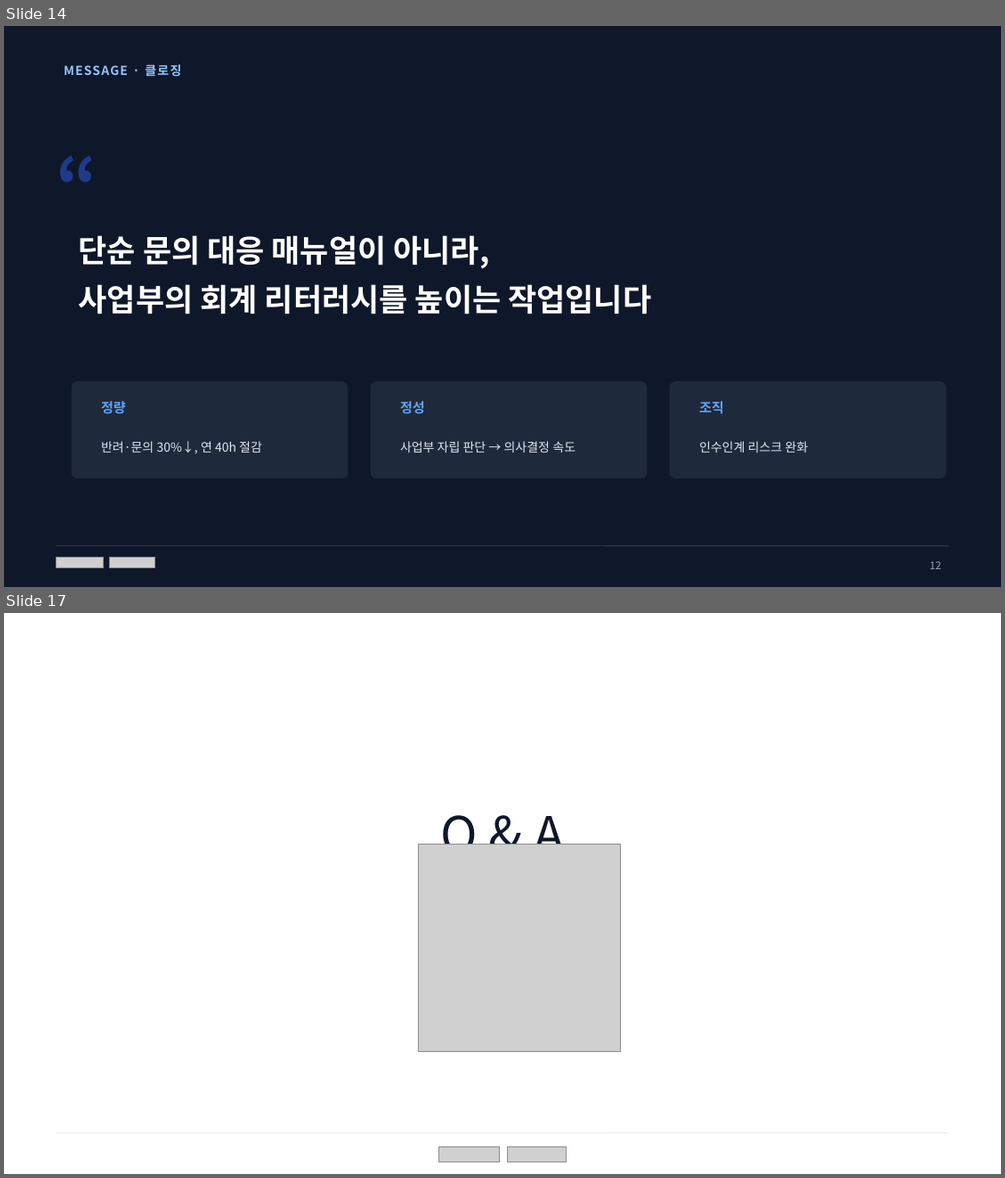
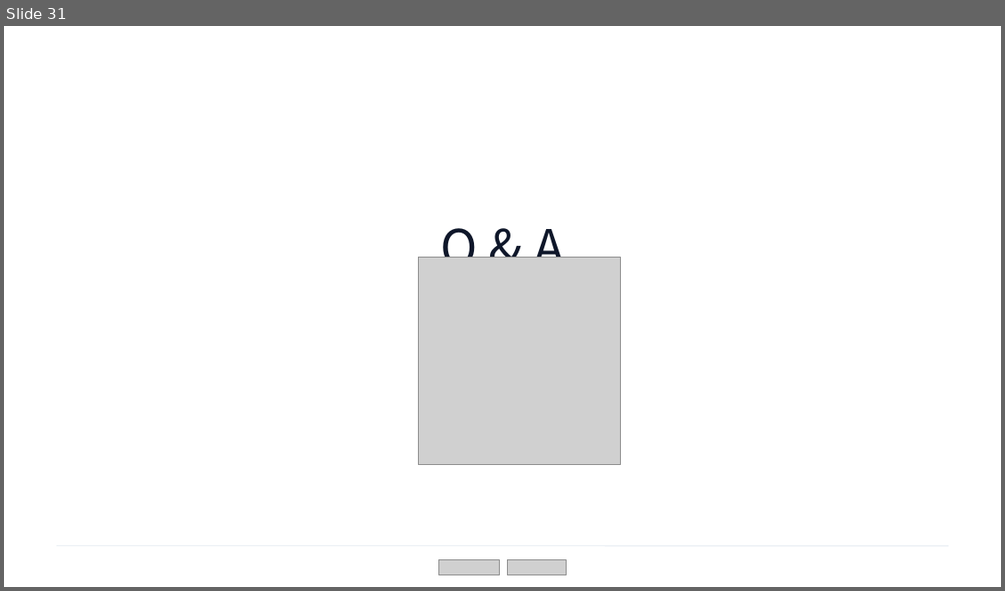
Before and after one commit to mdj11-netizen/vs-code, a slide deck: 과제pt/PPT/최종발표_회계Wiki구축_문동진_v2.pptx. Shown one above the other, each under a label of ours: slides 14 and 17 before the commit, slide 31 after it; the slides between them are not shown. The pictures are 1005x1178 and 1005x591 pixels, drawn with LibreOffice and Linux fonts; fonts in the diff are those of the drawing; grey boxes stand for pictures; background and template pictures are left out. Boxes give left, top, right and bottom in pixels: in the first picture for what was removed or moved away, otherwise in the second. Text is boxed around its words. In the diff, an @@ line names an element or a change of style, - is before the commit and + after.

```diff
--- a/과제pt/PPT/최종발표_회계Wiki구축_문동진_v2.pptx
+++ b/과제pt/PPT/최종발표_회계Wiki구축_문동진_v2.pptx
@@ slide 14 removed at <box>4,26,1001,587</box>, background #0F172A @@
@@ text removed at <box>64,64,181,77</box> @@
-MESSAGE · 클로징
@@ text removed at <box>48,138,161,228</box> @@
-“
@@ text removed at <box>79,235,651,313</box> @@
-단순 문의 대응 매뉴얼이 아니라,
-사업부의 회계 리터러시를 높이는 작업입니다
@@ rounded rectangle removed at <box>72,381,348,478</box> @@
@@ rounded rectangle removed at <box>371,381,647,478</box> @@
@@ rounded rectangle removed at <box>670,381,947,478</box> @@
@@ text removed at <box>101,401,126,414</box> @@
-정량
@@ text removed at <box>400,401,425,414</box> @@
-정성
@@ text removed at <box>699,401,724,414</box> @@
-조직
@@ text removed at <box>101,441,262,453</box> @@
-반려·문의 30%↓, 연 40h 절감
@@ text removed at <box>400,441,575,452</box> @@
-사업부 자립 판단 → 의사결정 속도
@@ text removed at <box>699,441,808,452</box> @@
-인수인계 리스크 완화
@@ line removed from (57, 546) to (948, 546) @@
@@ picture removed at <box>57,557,104,568</box> @@
@@ picture removed at <box>109,557,155,568</box> @@
@@ text removed at <box>930,561,941,569</box> @@
-12
@@ what was slide 17 is now slide 31 @@
```
Also in this commit, not shown: 13 slides changed, 15 slides added, 1 other slide removed, 6 other files.
